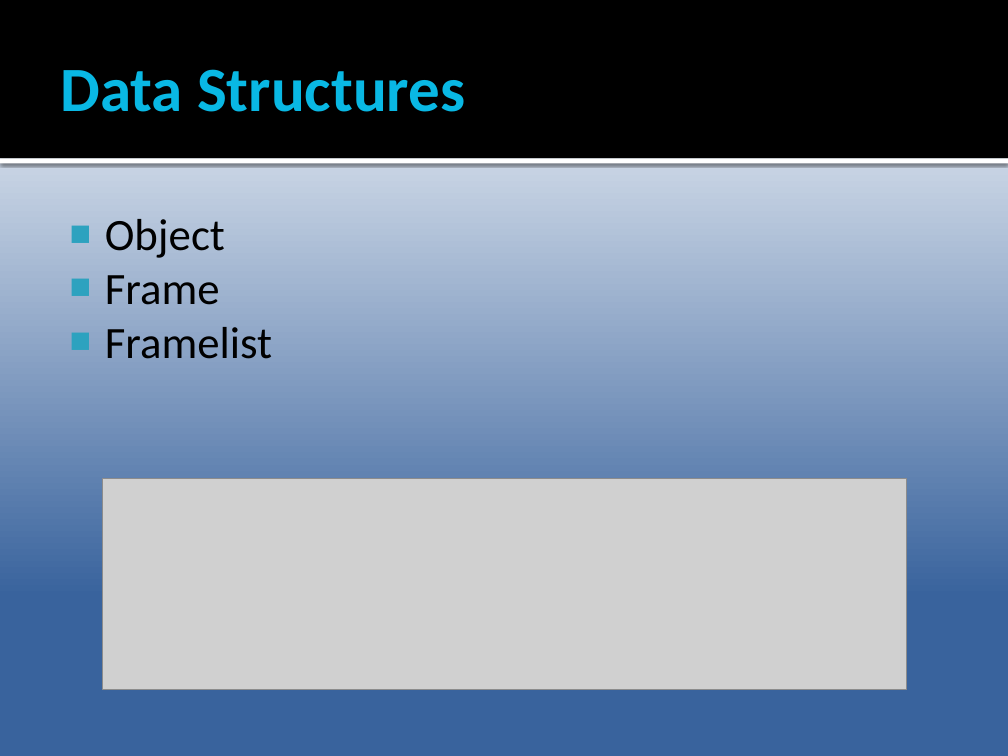
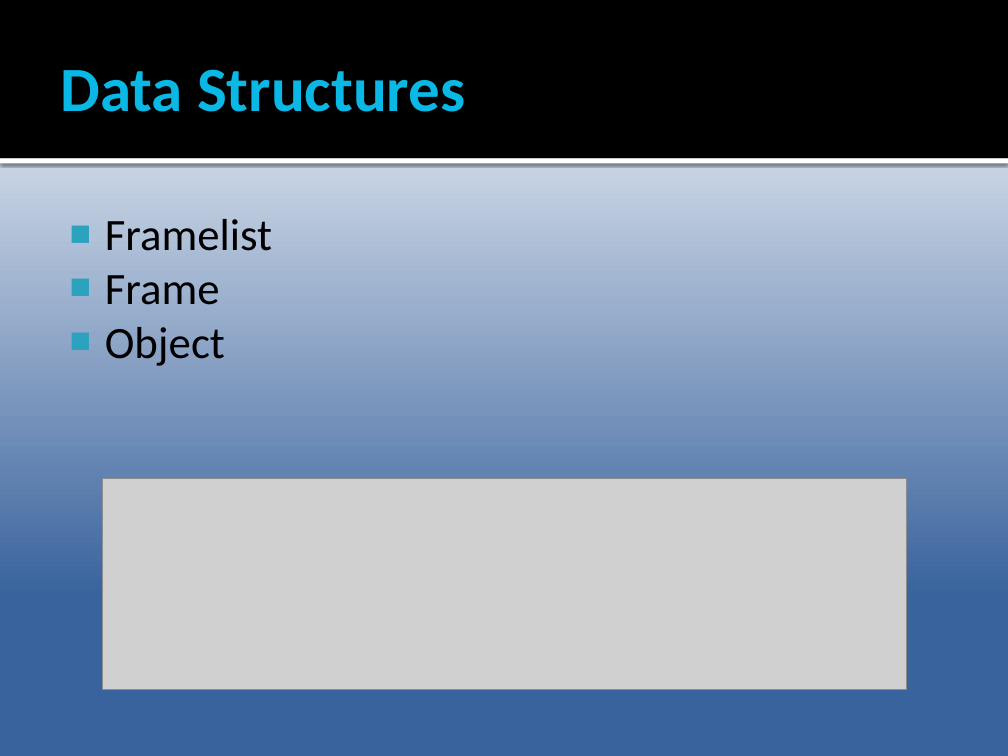
Before and after one commit to Epipolarna/Tracking, a slide deck: slide 3 of Documentation/TSBB15prez.pptx. Drawn at 1008x756 pixels with LibreOffice and Linux fonts; fonts in the diff are those of the drawing; grey boxes stand for pictures. Boxes give left, top, right and bottom in pixels: in the first picture for what was removed or moved away, otherwise in the second. Text is boxed around its words. In the diff, an @@ line names an element or a change of style, - is before the commit and + after.

```diff
--- a/Documentation/TSBB15prez.pptx
+++ b/Documentation/TSBB15prez.pptx
@@ text at [105,219,272,305]: paragraphs added @@
+■ Framelist
+■ Frame
@@ text at [105,275,272,359]: paragraphs removed @@
-■ Frame
-■ Framelist
```
Also in this commit, not shown: 2 other slides changed.
